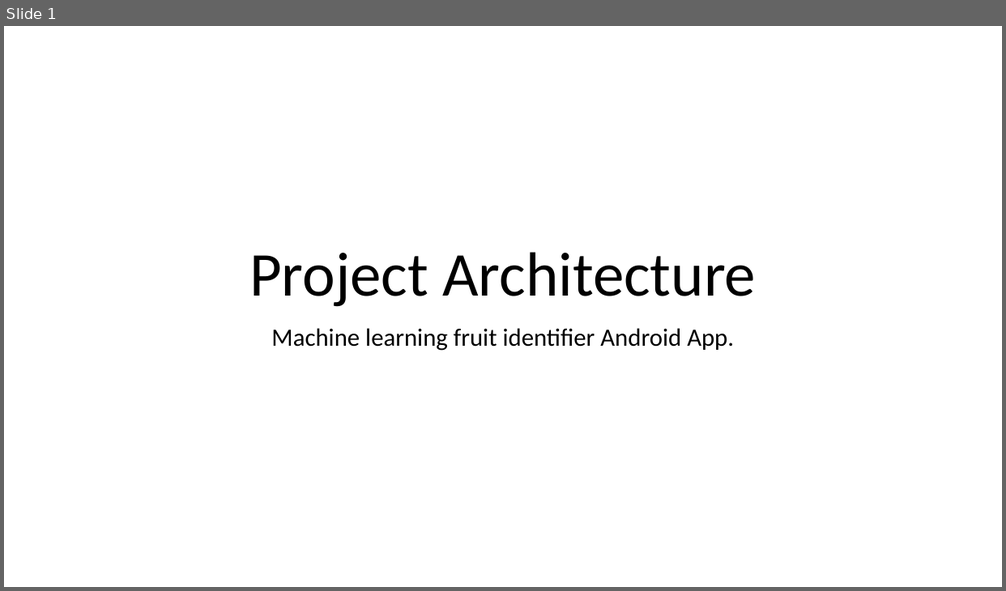
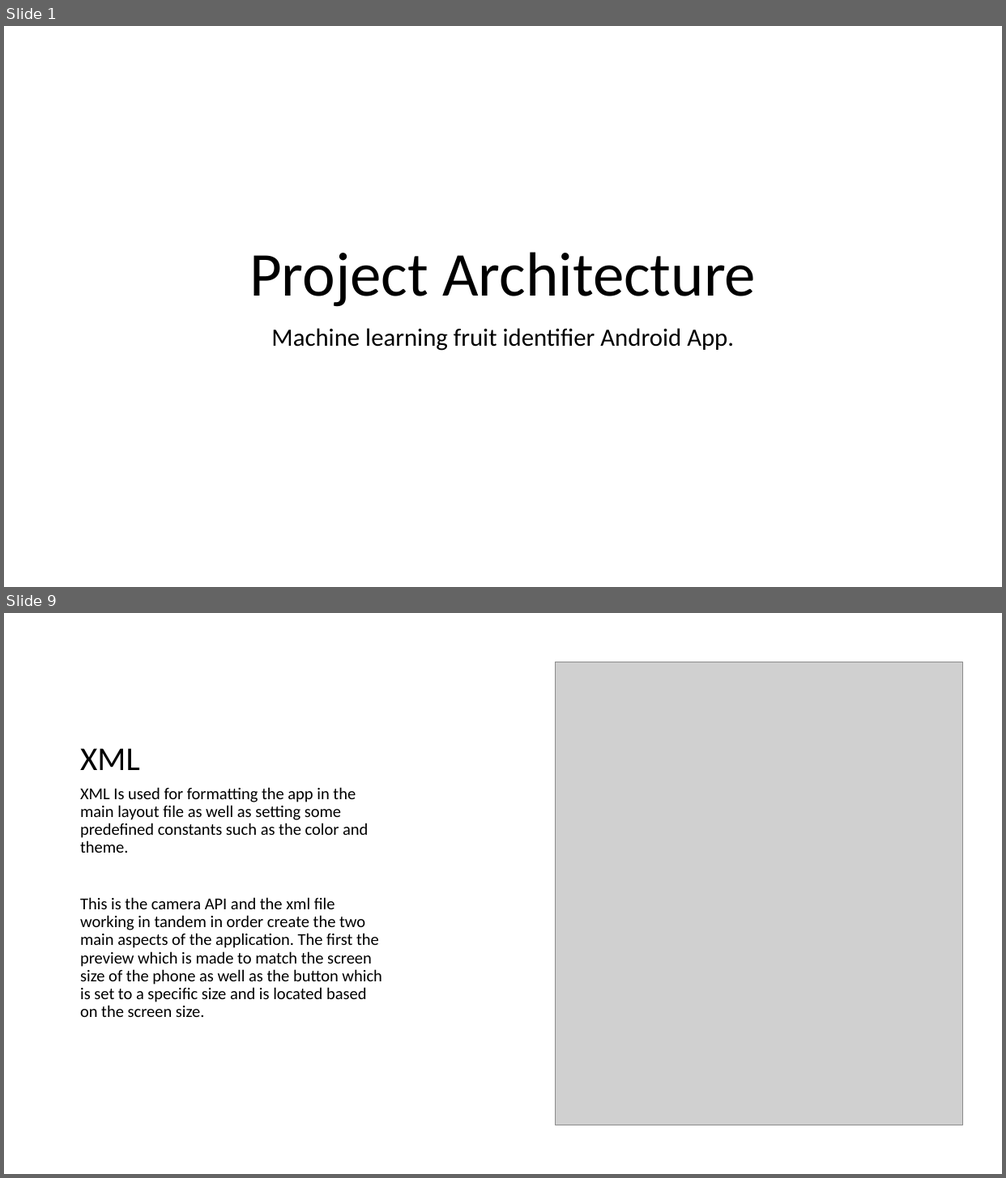
Before and after one commit to skakigi/EC327CameraVision, a slide deck: ProjectArchitecture.pptx. Shown one above the other, each under a label of ours: slide 1 before the commit, slides 1 and 9 after it; the slides between them are not shown. The pictures are 1006x591 and 1006x1178 pixels, drawn with LibreOffice and Linux fonts; fonts in the diff are those of the drawing; grey boxes stand for pictures. Boxes give left, top, right and bottom in pixels: in the first picture for what was removed or moved away, otherwise in the second. Text is boxed around its words. In the diff, an @@ line names an element or a change of style, - is before the commit and + after.

```diff
--- a/ProjectArchitecture.pptx
+++ b/ProjectArchitecture.pptx
@@ slide 9 added at (4, 613, 1002, 1174), background #FFFFFF @@
@@ picture added at (556, 662, 963, 1126) @@
@@ title added at (80, 748, 140, 770), 32 pt, text #000000 @@
+XML
@@ text added at (80, 787, 381, 1017), 16 pt, text #000000 @@
+XML Is used for formatting the app in the main layout file as well as setting some predefined constants such as the color and theme.
+This is the camera API and the xml file working in tandem in order create the two main aspects of the application. The first the preview which is made to match the screen size of the phone as well as the button which is set to a specific size and is located based on the screen size.
```
Also in this commit, not shown: 2 slides changed, 5 other slides added, 2 slides removed.
